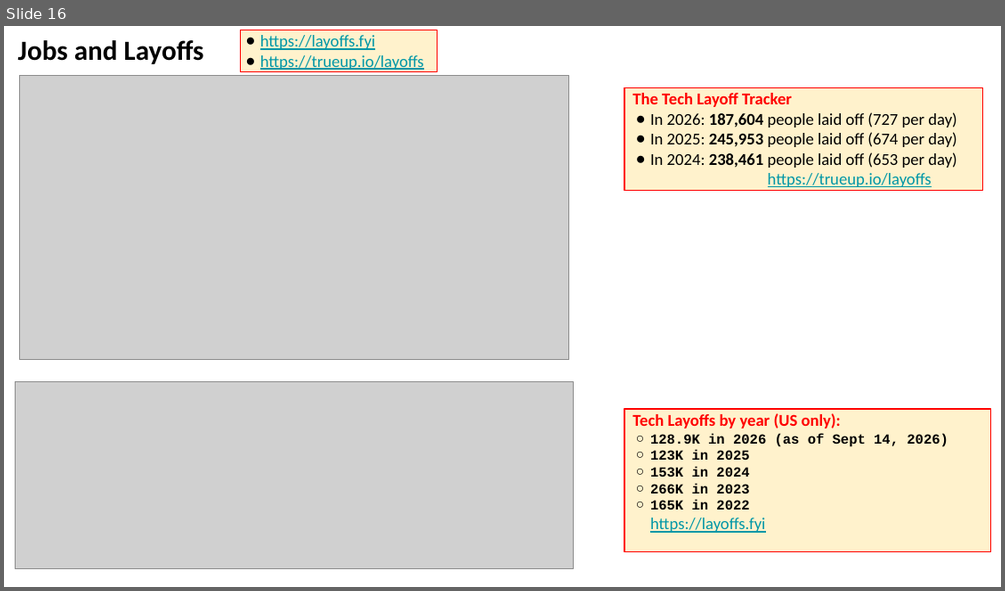
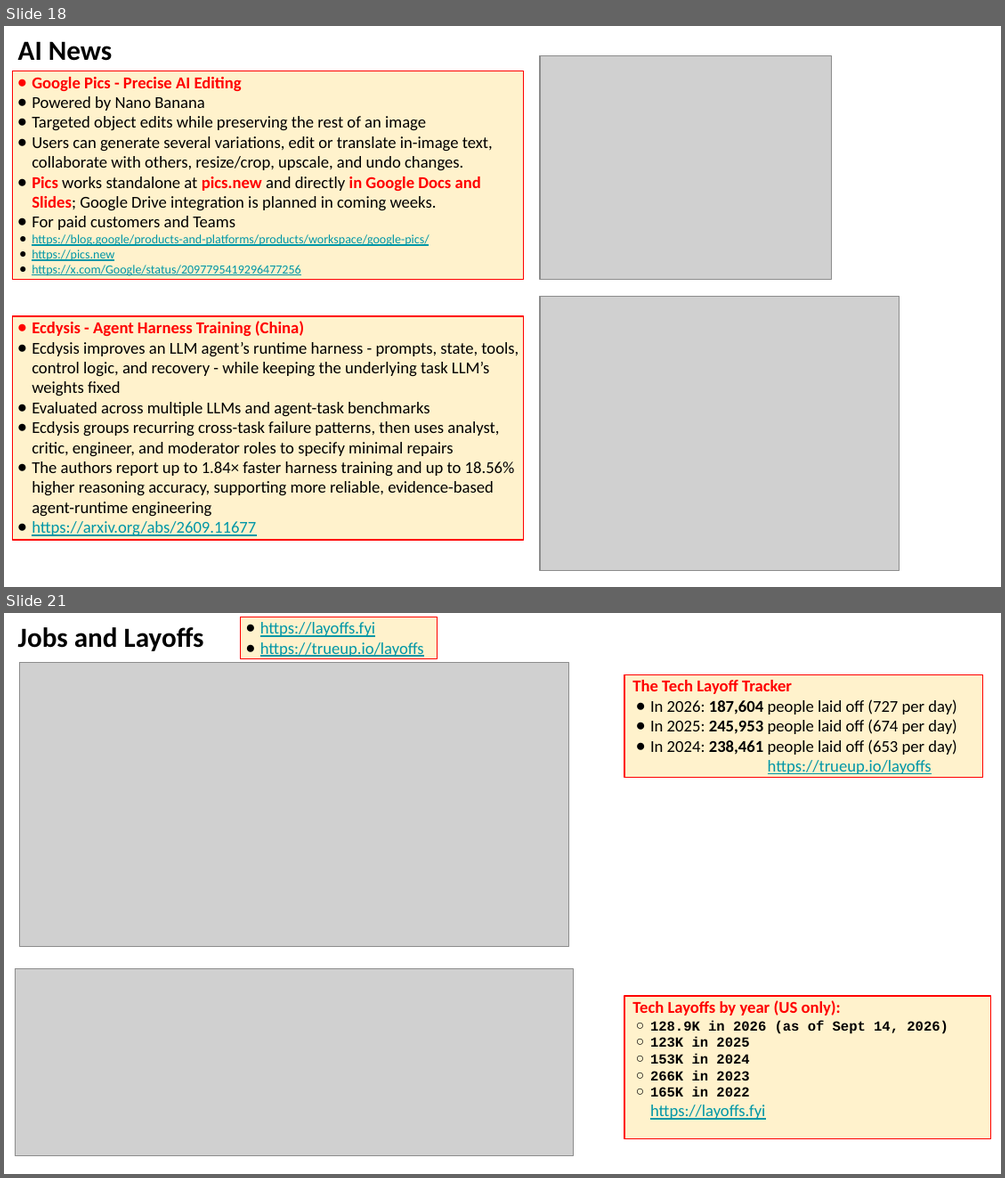
Before and after one commit to lselector/seminar, a slide deck: 2026/2026-09-18-AI-News.pptx. Shown one above the other, each under a label of ours: slide 16 before the commit, slides 18 and 21 after it; the slides between them are not shown. The pictures are 1005x591 and 1005x1178 pixels, drawn with LibreOffice and Linux fonts; fonts in the diff are those of the drawing; grey boxes stand for pictures. Boxes give left, top, right and bottom in pixels: in the first picture for what was removed or moved away, otherwise in the second. Text is boxed around its words. In the diff, an @@ line names an element or a change of style, - is before the commit and + after.

```diff
--- a/2026/2026-09-18-AI-News.pptx
+++ b/2026/2026-09-18-AI-News.pptx
@@ slide 18 added at (x1=4, y1=26, x2=1001, y2=587), background #FFFFFF @@
@@ text added at (x1=18, y1=41, x2=113, y2=61), 20 pt, text #000000, bold @@
+AI News
@@ rectangle added at (x1=12, y1=70, x2=524, y2=279), fill #FFF2CC, outline #FF0000 0.75 pt, 12 pt, text #000000 @@
+● Google Pics - Precise AI Editing
+● Powered by Nano Banana
+● Targeted object edits while preserving the rest of an image
+● Users can generate several variations, edit or translate in-image text, collaborate with others, resize/crop, upscale, and undo changes.
+● Pics works standalone at pics.new and directly in Google Docs and Slides; Google Drive integration is planned in coming weeks.
+● For paid customers and Teams
+● https://blog.google/products-and-platforms/products/workspace/google-pics/
+● https://pics.new
+● https://x.com/Google/status/2097795419296477256
@@ picture added at (x1=539, y1=56, x2=832, y2=279) @@
@@ rectangle added at (x1=12, y1=316, x2=524, y2=540), fill #FFF2CC, outline #FF0000 0.75 pt, 12 pt, text #000000 @@
+● Ecdysis - Agent Harness Training (China)
+● Ecdysis improves an LLM agent’s runtime harness - prompts, state, tools, control logic, and recovery - while keeping the underlying task LLM’s weights fixed
+● Evaluated across multiple LLMs and agent-task benchmarks
+● Ecdysis groups recurring cross-task failure patterns, then uses analyst, critic, engineer, and moderator roles to specify minimal repairs
+● The authors report up to 1.84× faster harness training and up to 18.56% higher reasoning accuracy, supporting more reliable, evidence-based agent-runtime engineering
+● https://arxiv.org/abs/2609.11677
@@ picture added at (x1=539, y1=297, x2=898, y2=571) @@
@@ what was slide 16 is now slide 21 @@
```
Also in this commit, not shown: 3 slides changed, 8 other slides added.
